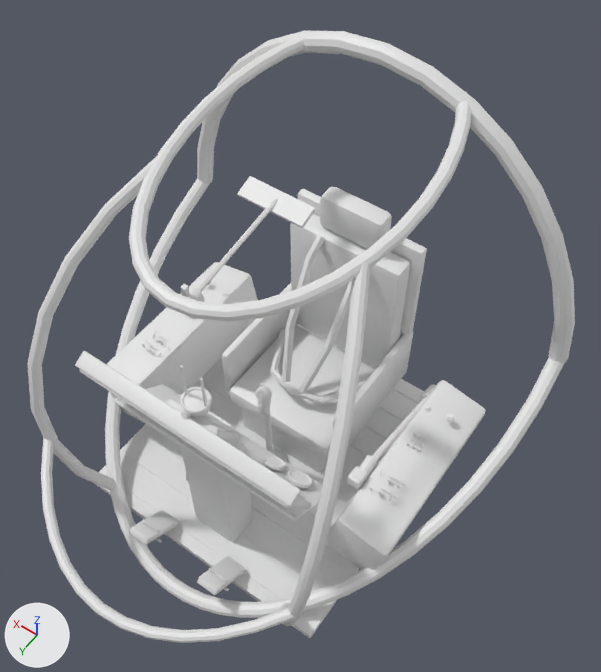
The glTF model assets/models/choppa/cockpit_scout.glb: old version first, new version second.
Both versions are drawn from a 50 mm camera at (-1.13, 1.61, 2.14) aimed at (-0.1, 0.16, -0.15). Lighting does not change. The marker at lower left points along +X, +Y and +Z. The picture after the commit comes second. Vertices at exactly the same position are counted once.

Script lines for the objects in view, before the commit:
```python
me_cube = bpy.data.meshes.new('Cube')
me_cube.from_pydata(...)  # 10772 vertices, 19936 faces; spans x -0.69..0.69, y -0.45..0.87, z -1.12..0.44
me_cube.materials.append(mat_paint)  # white #e7e7e7
me_cube.materials.append(mat_metal)  # white #e7e7e7
me_cube.materials.append(mat_dark)  # white #e7e7e7
me_cube.materials.append(mat_brass)  # white #e7e7e7
me_cube.materials.append(mat_screen)  # white #e7e7e7
me_cube.materials.append(mat_placard)  # white #e7e7e7
me_cube.materials.append(mat_hazard)  # white #e7e7e7
me_cube.materials.append(mat_rubber)  # white #e7e7e7
me_cube.materials.append(mat_fabric)  # white #e7e7e7
me_cylinder_266 = bpy.data.meshes.new('Cylinder.266')
me_cylinder_266.from_pydata(...)  # 232 vertices, 436 faces; spans x -0.03..0.03, y -0.067..0.58, z -0.049..0.176
# faces by material slot: [120, 164, 152]
me_cylinder_266.materials.append(mat_metal)  # white #e7e7e7
me_cylinder_266.materials.append(mat_rubber)  # white #e7e7e7
me_cylinder_266.materials.append(mat_dark)  # white #e7e7e7
me_tube_008 = bpy.data.meshes.new('tube.008')
me_tube_008.from_pydata(...)  # 1040 vertices, 2056 faces; spans x -0.88..0.88, y -0.46..1.2, z -1.07..0.65
me_tube_008.materials.append(mat_paint)  # white #e7e7e7
ob_collective = bpy.data.objects.new('collective', me_cylinder_266)
ob_collective.location = (-0.45, -0.25, -0.72)
ob_frame = bpy.data.objects.new('frame', me_tube_008)
ob_frame.location = (0.0, 0.0, 0.0)
ob_shell = bpy.data.objects.new('shell', me_cube)
ob_shell.location = (0.0, 0.0, 0.0)
```
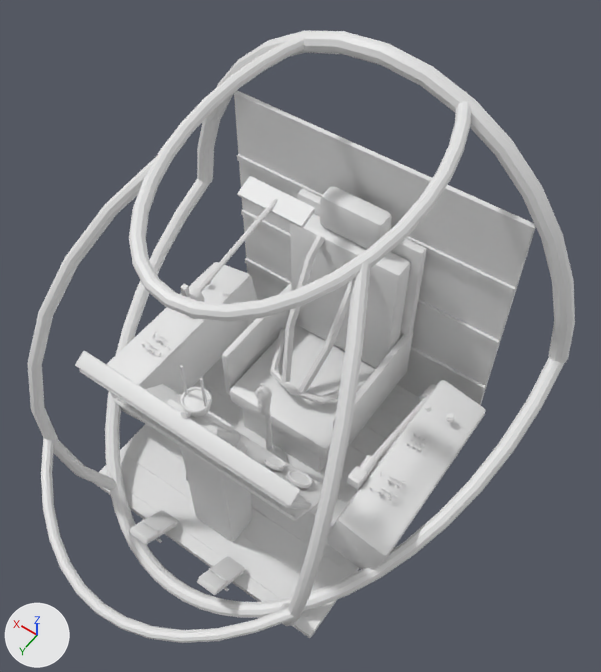
Edits to the bpy script that builds the scene:
```text
Change me_cube:
    used by ob_shell; location = (0.0, 0.0, 0.0)
    remove me_cube.from_pydata(...)  # 10772 vertices, 19936 faces; spans x -0.69..0.69, y -0.45..0.87, z -1.12..0.44
    add me_cube.from_pydata(...)  # 10804 vertices, 19984 faces; spans x -0.69..0.69, y -0.45..0.87, z -1.12..0.44
    me_cube part 1: a new loose piece, a box spanning x -0.62..0.62, y -0.43..-0.41, z -1.0..0.22, in mat_paint (white #e7e7e7)
    me_cube part 2: a new loose piece, a box spanning x -0.62..0.62, y -0.411..-0.399, z -0.707..-0.683, in mat_paint (white #e7e7e7)
    me_cube part 3: a new loose piece, a box spanning x -0.62..0.62, y -0.411..-0.399, z -0.402..-0.377, in mat_paint (white #e7e7e7)
    me_cube part 4: a new loose piece, a box spanning x -0.62..0.62, y -0.411..-0.399, z -0.098..-0.072, in mat_paint (white #e7e7e7)
    other edits to the shape of me_cube do not show in these pictures
```

Where the change shows, as pixel boxes [x1, y1, x2, y2] in the pictures (601 x 672 px):
'shell', reshaped (12% wider, 18% taller)
    before: [75, 176, 485, 638]
    after: [75, 91, 536, 638]
part 1 of me_cube, added
    after: [234, 91, 536, 405]
part 2 of me_cube, added
    after: [245, 258, 485, 391]
part 3 of me_cube, added
    after: [241, 209, 499, 346]
part 4 of me_cube, added
    after: [237, 154, 515, 294]
